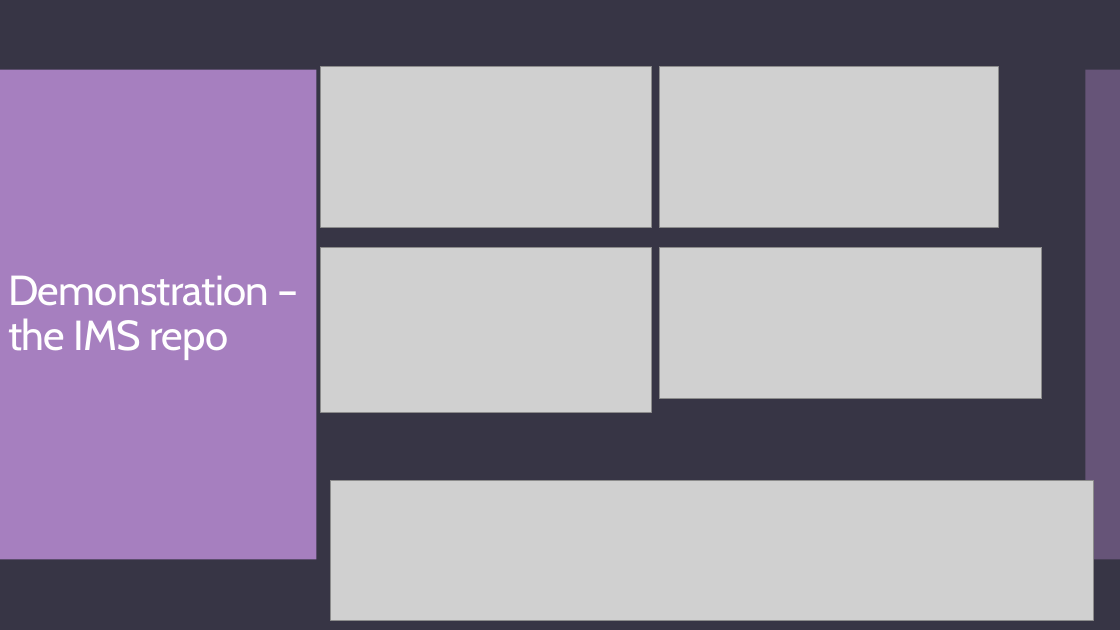
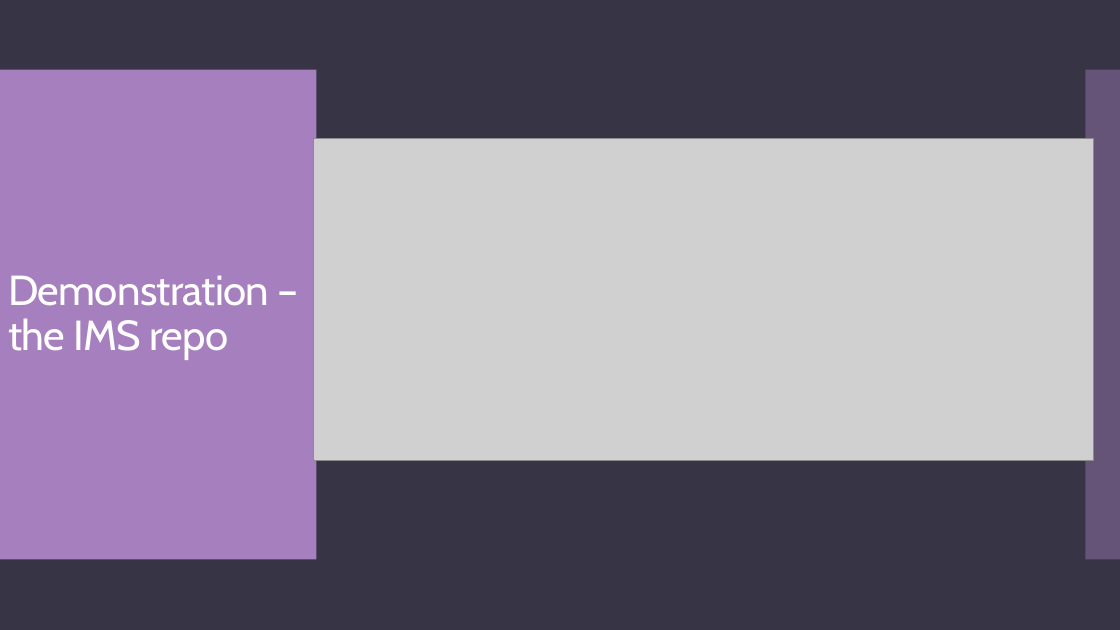
Before and after one commit to STGoodlandWork/QA-TDL-SG, a slide deck: slide 8 of Documentation/qa-tdl-presentation.pptx. Drawn at 1120x630 pixels with LibreOffice and Linux fonts; fonts in the diff are those of the drawing; grey boxes stand for pictures. Boxes give left, top, right and bottom in pixels: in the first picture for what was removed or moved away, otherwise in the second. Text is boxed around its words. In the diff, an @@ line names an element or a change of style, - is before the commit and + after.

```diff
--- a/Documentation/qa-tdl-presentation.pptx
+++ b/Documentation/qa-tdl-presentation.pptx
@@ picture removed at (x1=321, y1=66, x2=652, y2=227) @@
@@ picture removed at (x1=660, y1=66, x2=998, y2=227) @@
@@ picture added at (x1=313, y1=138, x2=1093, y2=460) @@
@@ picture removed at (x1=321, y1=247, x2=652, y2=413) @@
@@ picture removed at (x1=660, y1=247, x2=1042, y2=398) @@
@@ picture removed at (x1=331, y1=481, x2=1094, y2=620) @@
```
Also in this commit, not shown: 12 other slides changed, 1 slide added, 1 slide removed.
